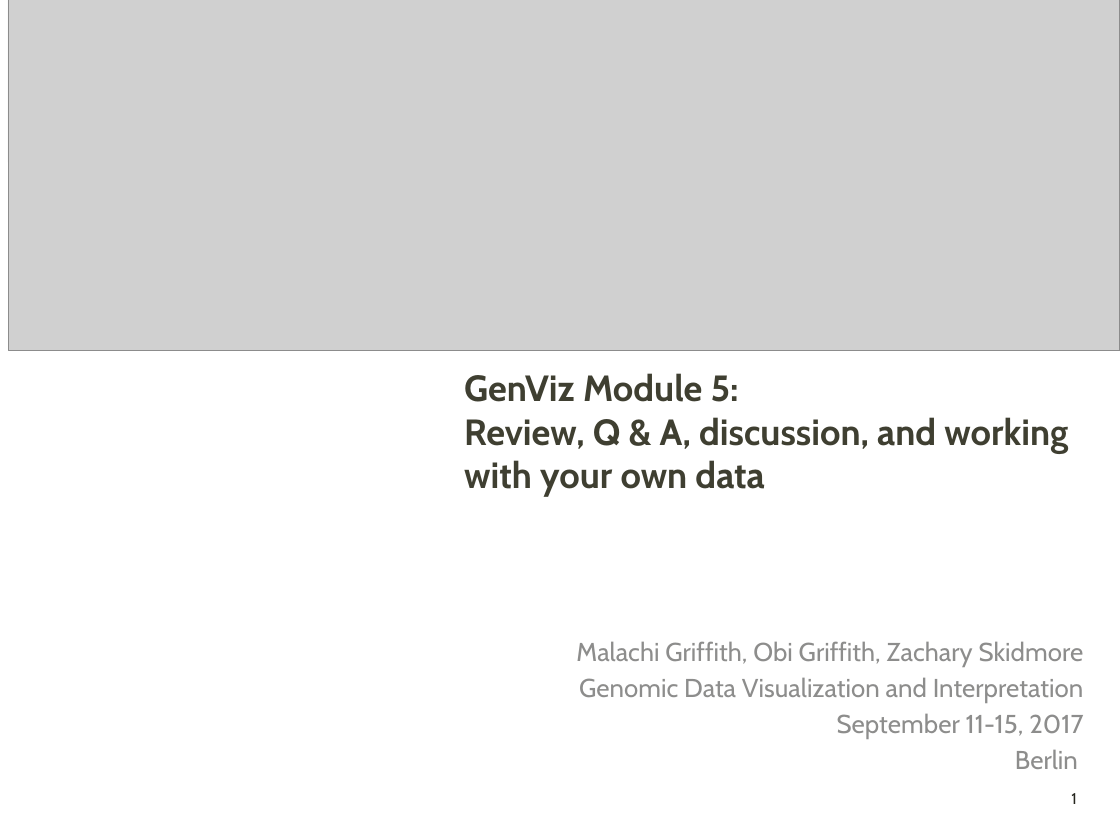
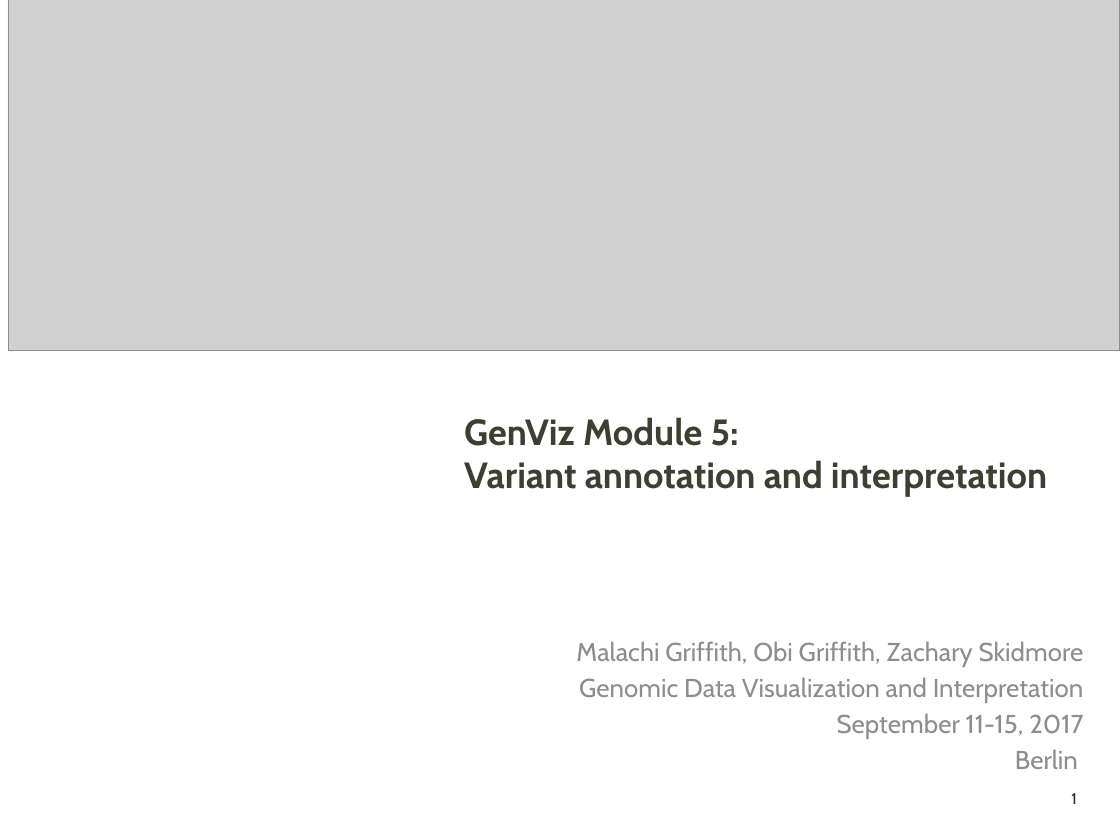
Before and after one commit to griffithlab/genviz.org, a slide deck: slide 1 of lectures/GenViz_Module5_Lecture.pptx. Drawn at 1120x840 pixels with LibreOffice and Linux fonts; fonts in the diff are those of the drawing; grey boxes stand for pictures; background and template pictures are left out. Boxes give left, top, right and bottom in pixels: in the first picture for what was removed or moved away, otherwise in the second. Text is boxed around its words. In the diff, an @@ line names an element or a change of style, - is before the commit and + after.

```diff
--- a/lectures/GenViz_Module5_Lecture.pptx
+++ b/lectures/GenViz_Module5_Lecture.pptx
@@ title at [464,417,1047,497]: text changed @@
-GenViz Module 5:
-Review, Q & A, discussion, and working with your own data
+GenViz Module 5:
+Variant annotation and interpretation
```
Also in this commit, not shown: 2 other slides changed, 6 other files.
